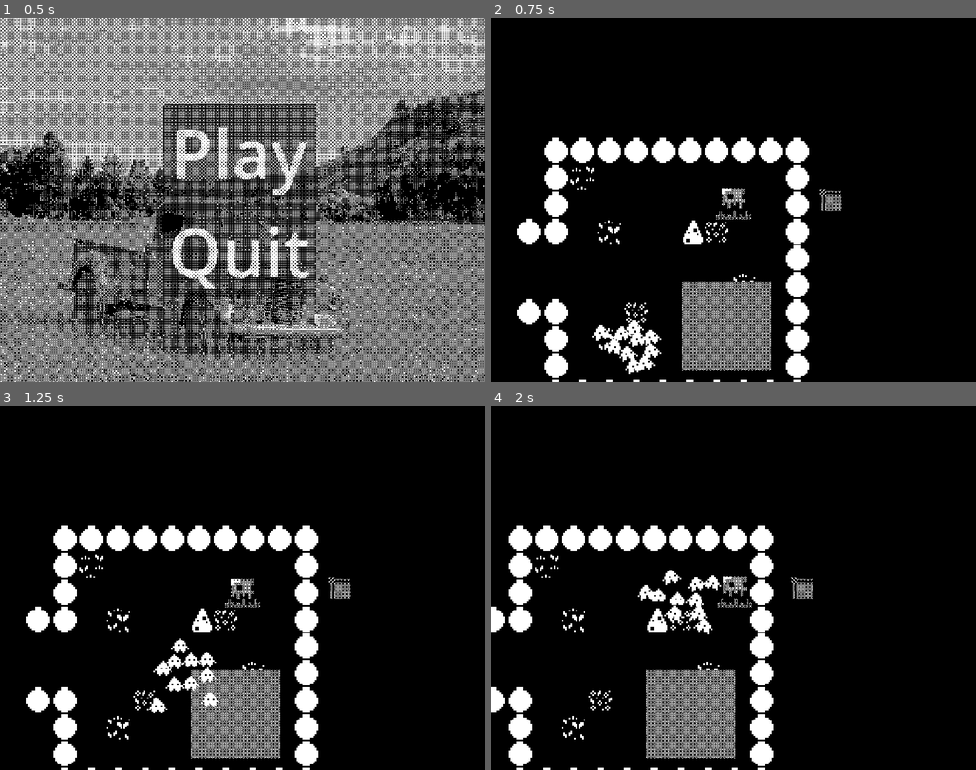
Above: before the commit, frames 1-4 (two rows, left to right).
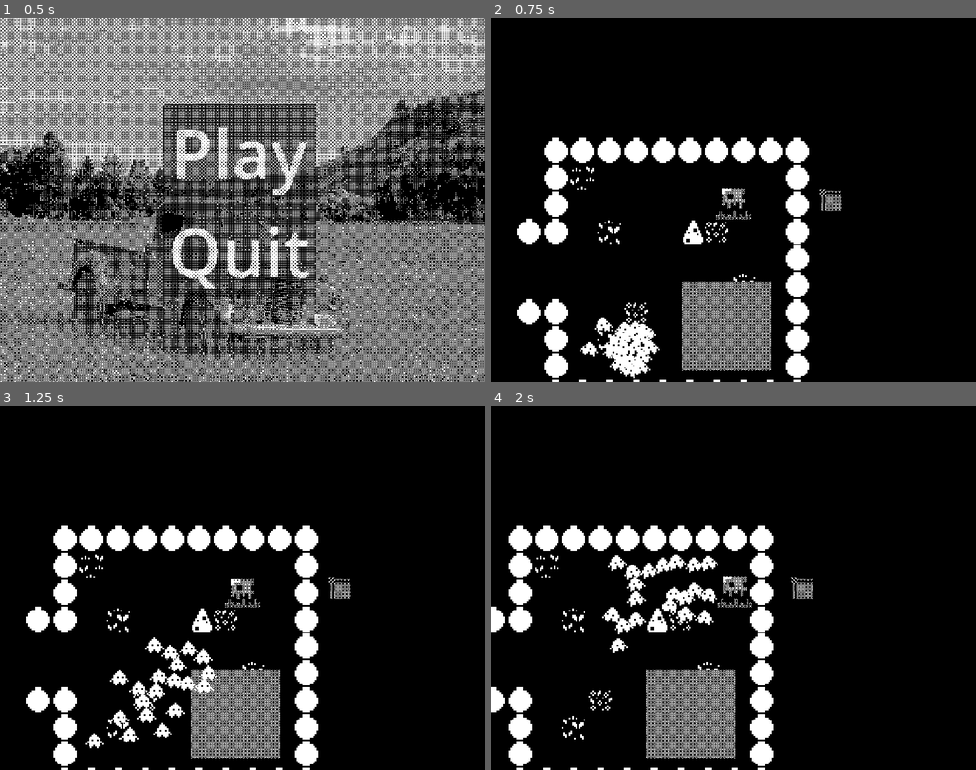
Above: after the commit, the same moments.

Repository: Octaniko/EnemyOfNone
Game: Godot game, scene res://scenes/main_menu/main_menu.tscn
Same seed, same stepped clock (60 frames per second), same inputs: the game is played once before the commit and once after it.
Inputs:
- Up to frame 1 (0.5 s): no input
- Up to frame 2 (0.75 s): click "Play" at 0.5 s
- Up to frame 3 (1.25 s): no input
- Up to frame 4 (2 s): hold D (right) from 1.28 s (still down); hold Shift (recall) from 1.28 s (still down)

Frame 1 is identical in both runs. In frame 2, 0.8% of the frame differs, in the area x 18-36%, y 82-99%; in frame 3, 1.6%; in frame 4, 1.9%, in the area x 22-48%, y 40-68%.

Commit message:
feat: Remove carry cap, add carry speed multiplier

Diff:
--- a/scenes/entities/unit/states/unit_attach.gd
+++ b/scenes/entities/unit/states/unit_attach.gd
@@ -6,16 +6,16 @@
 @export var follow_speed: float = 200.0
 
 var attach_target: Node2D = null
-var is_approved := false
+
 
 func set_target(body: Node2D) -> void:
 	attach_target = body
-	is_approved = false
+
 
 func enter():
 	super()
 	animations.play(animation_name)
-	is_approved = true
+
 	_update_navigation_target()
 
 func _update_navigation_target() -> void:
@@ -25,8 +25,6 @@
 	parent.navigation_agent_2d.target_position = target_pos
 
 func process_physics(delta: float) -> State:
-	if not is_approved:
-		return follow_state
 
 	if not attach_target or not is_instance_valid(attach_target):
 		return idle_state
@@ -57,4 +55,3 @@
 
 func exit() -> void:
 	attach_target = null
-	is_approved = false
--- a/scenes/entities/unit/unit.gd
+++ b/scenes/entities/unit/unit.gd
@@ -47,14 +47,3 @@
 
 func get_state_name() -> String:
 	return state_machine.current_state.name
-
-func on_attach_approved(carryable: Node) -> void:
-	var attach_state = state_machine.get_node("Attach")
-	attach_state.set_target(carryable)
-	state_machine.change_state(attach_state)
-
-func on_detach_extra(carryable: Node) -> void:
-	if state_machine.current_state.has_method("exit"):
-		state_machine.current_state.exit()
-	var follow_state = state_machine.get_node("Follow")
-	state_machine.change_state(follow_state)
--- a/scenes/objects/carryable.gd
+++ b/scenes/objects/carryable.gd
@@ -9,7 +9,6 @@
 @onready var count_label: Label = $CountLabel
 
 var units_in_area: Array[CharacterBody2D] = []
-var approved_units: Array[CharacterBody2D] = []
 
 func _ready() -> void:
 	detection_area.connect("body_entered", Callable(self, "_on_body_entered"))
@@ -32,26 +31,9 @@
 	if body.is_in_group("units"):
 		if units_in_area.has(body):
 			units_in_area.erase(body)
-		if approved_units.has(body):
-			approved_units.erase(body)
 	_check_units_count()
 
 func _check_units_count() -> void:
-	var free_slots = required_units - approved_units.size()
-	for unit in units_in_area:
-		if free_slots <= 0:
-			break
-		if not approved_units.has(unit):
-			approved_units.append(unit)
-			if unit.has_method("on_attach_approved"):
-				unit.on_attach_approved(self)
-			free_slots -= 1
-
-	for unit in units_in_area:
-		if not approved_units.has(unit):
-			if unit.has_method("on_detach_extra"):
-				unit.on_detach_extra(self)
-
 	if units_in_area.size() >= required_units:
 		_start_move_to_base()
 	else:
@@ -68,12 +50,15 @@
 	navigation_agent_2d.target_position = global_position
 
 func _physics_process(delta: float) -> void:
+	var extra_units = units_in_area.size() - required_units
+	var multiplier := 1.0
+	if extra_units > 0:
+		multiplier += 0.1 * extra_units
 	if not navigation_agent_2d.is_target_reached():
 		var next_path_position = navigation_agent_2d.get_next_path_position()
 		var direction = (next_path_position - global_position).normalized()
-		velocity = direction * speed
+		velocity = direction * (speed * multiplier)
 		move_and_slide()
-	_check_units_count()
 	count_label.text = str(units_in_area.size()) + "/" + str(required_units)
 
 func _on_navigation_agent_2d_velocity_computed(safe_velocity: Vector2) -> void:
--- a/scenes/objects/carryable.tscn
+++ b/scenes/objects/carryable.tscn
@@ -3,7 +3,7 @@
 [ext_resource type="Script" uid="uid://vwcvdgfk0iax" path="res://scenes/objects/carryable.gd" id="1_kibfx"]
 
 [sub_resource type="CircleShape2D" id="CircleShape2D_kibfx"]
-radius = 11.045361
+radius = 9.0
 
 [sub_resource type="CircleShape2D" id="CircleShape2D_1feky"]
 radius = 25.179358
--- a/scenes/world.tscn
+++ b/scenes/world.tscn
@@ -2386,6 +2386,36 @@
 [node name="Unit2" parent="UnitManager" instance=ExtResource("3_4wyf3")]
 position = Vector2(-30, 67)
 
+[node name="Unit11" parent="UnitManager" instance=ExtResource("3_4wyf3")]
+position = Vector2(-10, 75)
+
+[node name="Unit12" parent="UnitManager" instance=ExtResource("3_4wyf3")]
+position = Vector2(-10, 75)
+
+[node name="Unit13" parent="UnitManager" instance=ExtResource("3_4wyf3")]
+position = Vector2(-10, 75)
+
+[node name="Unit14" parent="UnitManager" instance=ExtResource("3_4wyf3")]
+position = Vector2(-10, 75)
+
+[node name="Unit15" parent="UnitManager" instance=ExtResource("3_4wyf3")]
+position = Vector2(-10, 75)
+
+[node name="Unit16" parent="UnitManager" instance=ExtResource("3_4wyf3")]
+position = Vector2(-10, 75)
+
+[node name="Unit17" parent="UnitManager" instance=ExtResource("3_4wyf3")]
+position = Vector2(-10, 75)
+
+[node name="Unit18" parent="UnitManager" instance=ExtResource("3_4wyf3")]
+position = Vector2(-10, 75)
+
+[node name="Unit19" parent="UnitManager" instance=ExtResource("3_4wyf3")]
+position = Vector2(-10, 75)
+
+[node name="Unit20" parent="UnitManager" instance=ExtResource("3_4wyf3")]
+position = Vector2(-30, 67)
+
 [node name="EnemyContainer" type="Node" parent="."]
 
 [node name="Enemy" parent="EnemyContainer" instance=ExtResource("6_qfnet")]
